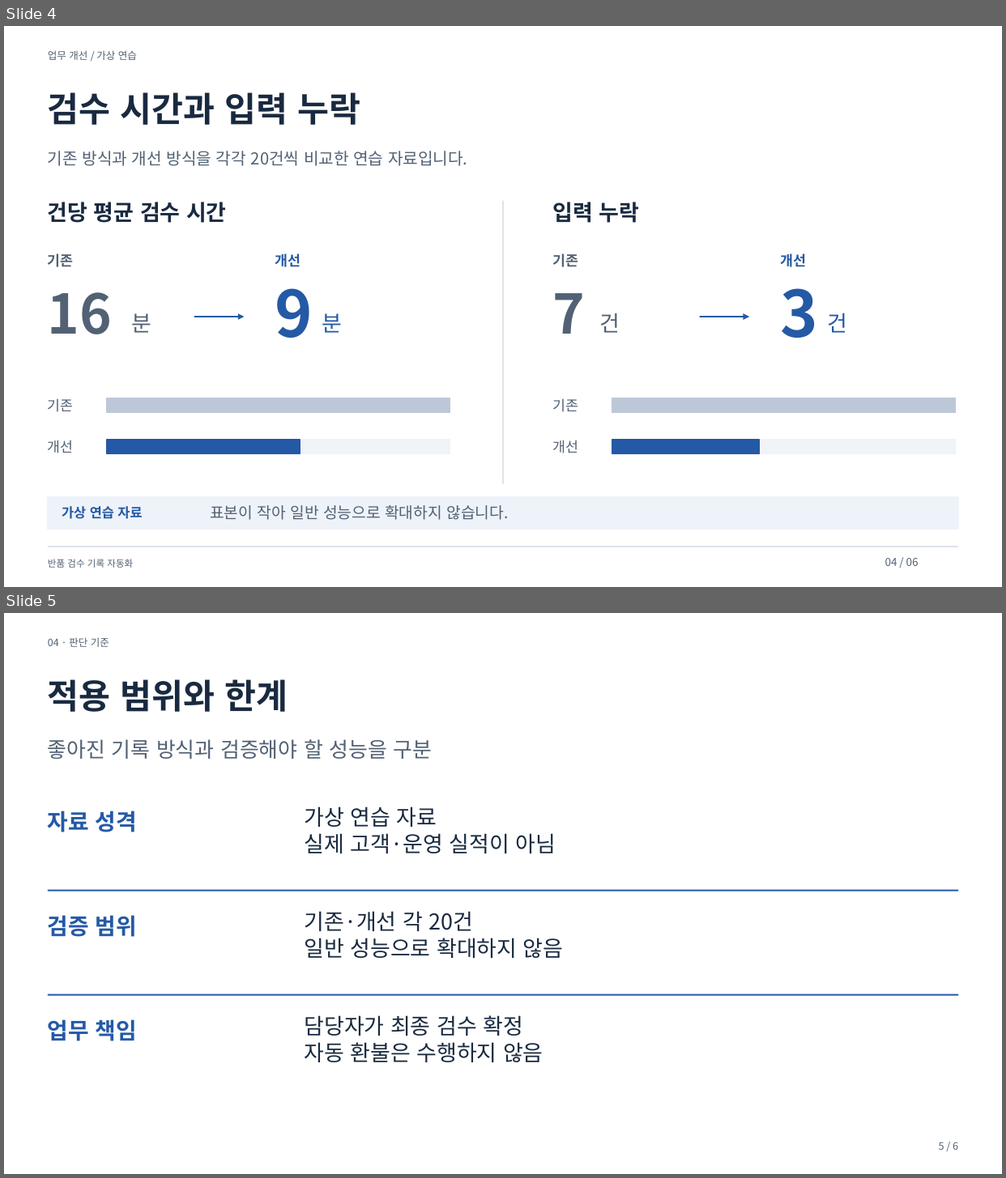
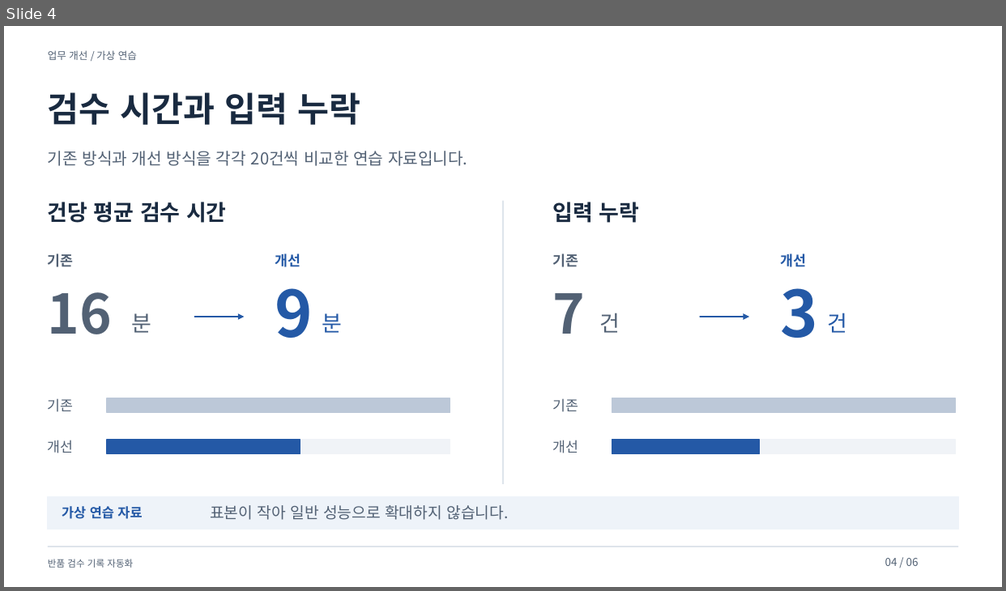
Before and after one commit to kgyujin/clean-ppt-skill, a slide deck: examples/business-blue/deck.pptx. Shown one above the other, each under a label of ours: slides 4 and 5 before the commit, slide 4 after it. The pictures are 1006x1178 and 1006x591 pixels, drawn with LibreOffice and Linux fonts; fonts in the diff are those of the drawing. Boxes give left, top, right and bottom in pixels: in the first picture for what was removed or moved away, otherwise in the second. Text is boxed around its words. In the diff, an @@ line names an element or a change of style, - is before the commit and + after.

```diff
--- a/examples/business-blue/deck.pptx
+++ b/examples/business-blue/deck.pptx
@@ slide 5 removed at [4,613,1002,1174], background #FFFFFF @@
@@ text removed at [48,637,109,647] @@
-04 · 판단 기준
@@ text removed at [48,679,288,712] @@
-적용 범위와 한계
@@ text removed at [48,739,432,759] @@
-좋아진 기록 방식과 검증해야 할 성능을 구분
@@ text removed at [305,807,556,854] @@
-가상 연습 자료
-실제 고객·운영 실적이 아님
@@ text removed at [48,811,137,833] @@
-자료 성격
@@ line removed from (48, 891) to (958, 891) @@
@@ text removed at [48,915,137,937] @@
-검증 범위
@@ text removed at [305,911,564,958] @@
-기존·개선 각 20건
-일반 성능으로 확대하지 않음
@@ line removed from (48, 995) to (958, 995) @@
@@ text removed at [48,1020,137,1041] @@
-업무 책임
@@ text removed at [305,1016,543,1063] @@
-담당자가 최종 검수 확정
-자동 환불은 수행하지 않음
@@ text removed at [939,1142,958,1150] @@
-5 / 6
```
Also in this commit, not shown: 1 slide changed, 3 slides added, 2 other slides removed, 52 other files.
